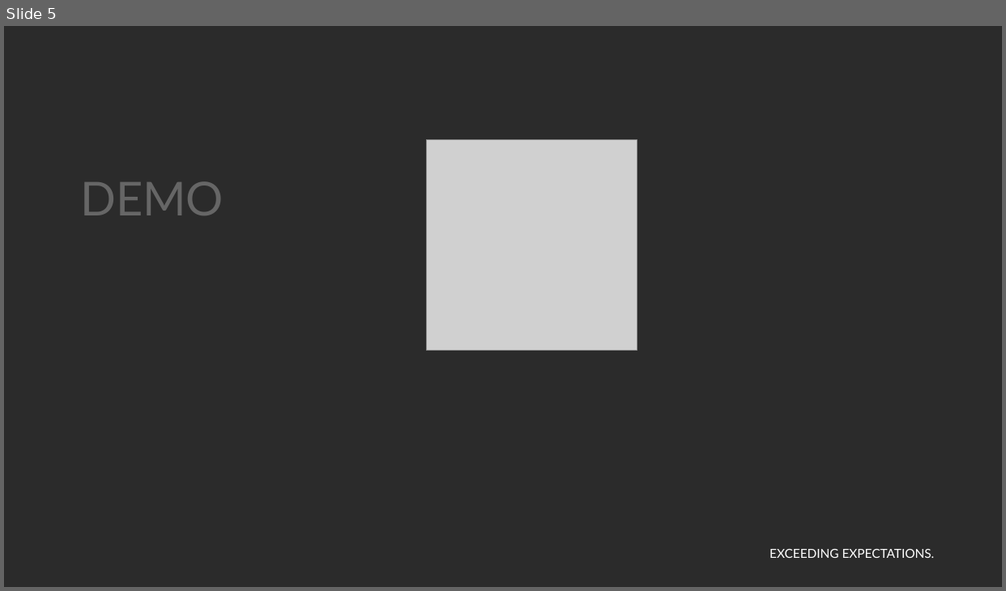
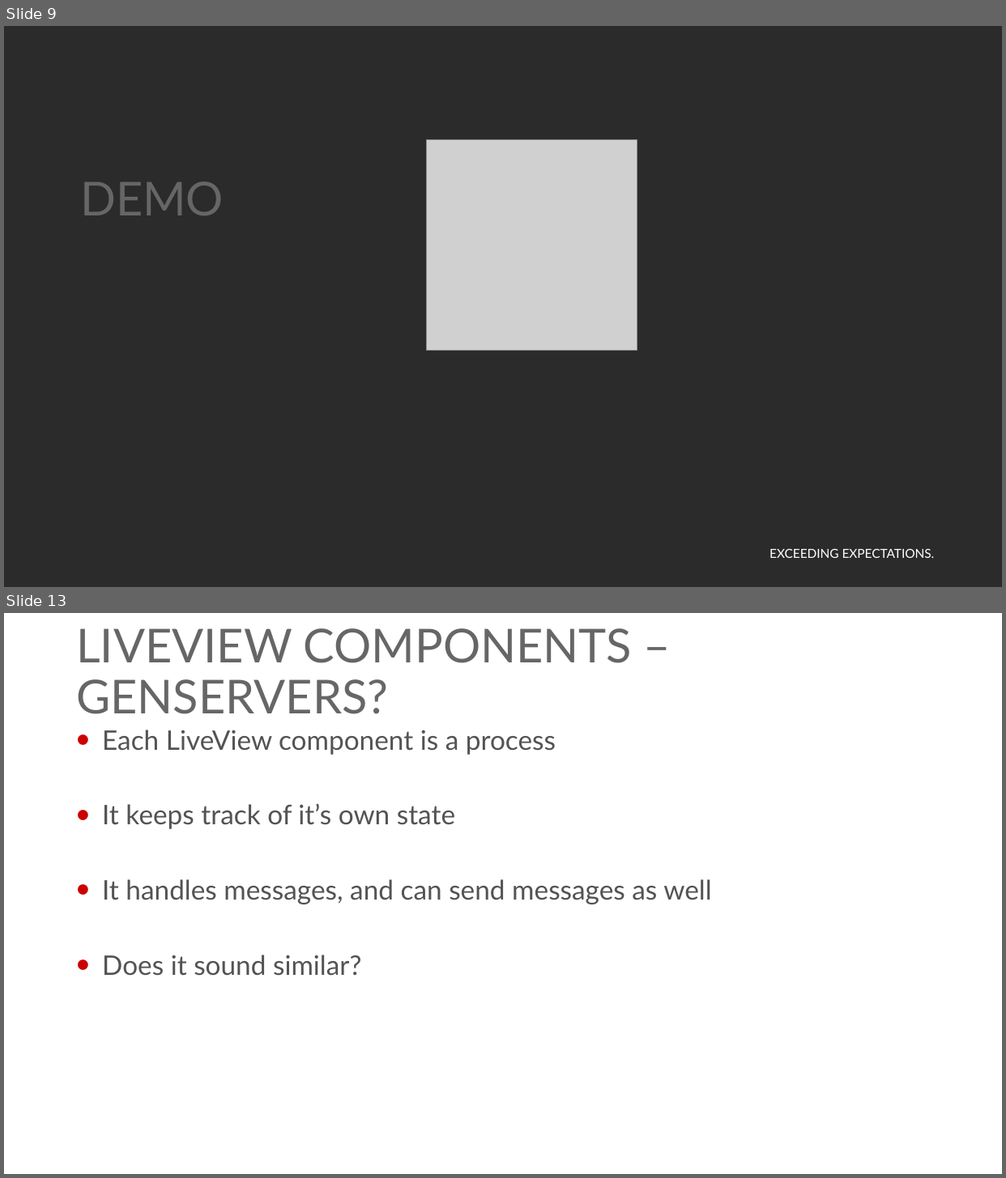
Before and after one commit to georgiyolovski/elixir-workshop, a slide deck: Elixir - Day 3.pptx. Shown one above the other, each under a label of ours: slide 5 before the commit, slides 9 and 13 after it; the slides between them are not shown. The pictures are 1006x591 and 1006x1178 pixels, drawn with LibreOffice and Linux fonts; fonts in the diff are those of the drawing; grey boxes stand for pictures; background and template pictures are left out; a plain dark background stands for a picture behind light text. Boxes give left, top, right and bottom in pixels: in the first picture for what was removed or moved away, otherwise in the second. Text is boxed around its words. In the diff, an @@ line names an element or a change of style, - is before the commit and + after.

Commit message:
Added LiveView slides

```diff
--- a/Elixir - Day 3.pptx
+++ b/Elixir - Day 3.pptx
@@ slide 13 added at [4,613,1002,1174], background #FFFFFF; not listed: 1 template element that a slide beside it also shows @@
@@ title added at [76,628,632,714], 45 pt, text #666666 @@
+LIVEVIEW COMPONENTS – GENSERVERS?
@@ text added at [102,730,711,976], 26 pt, text #535353 @@
+• Each LiveView component is a process
+• It keeps track of it’s own state
+• It handles messages, and can send messages as well
+• Does it sound similar?
@@ what was slide 5 is now slide 9 @@
```
Also in this commit, not shown: 1 slide changed, 8 other slides added.
